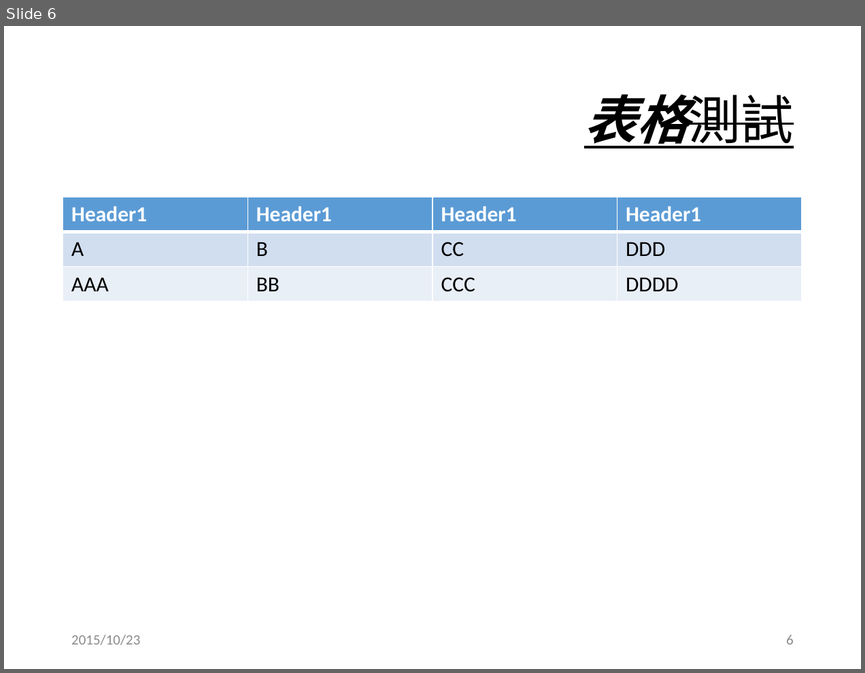
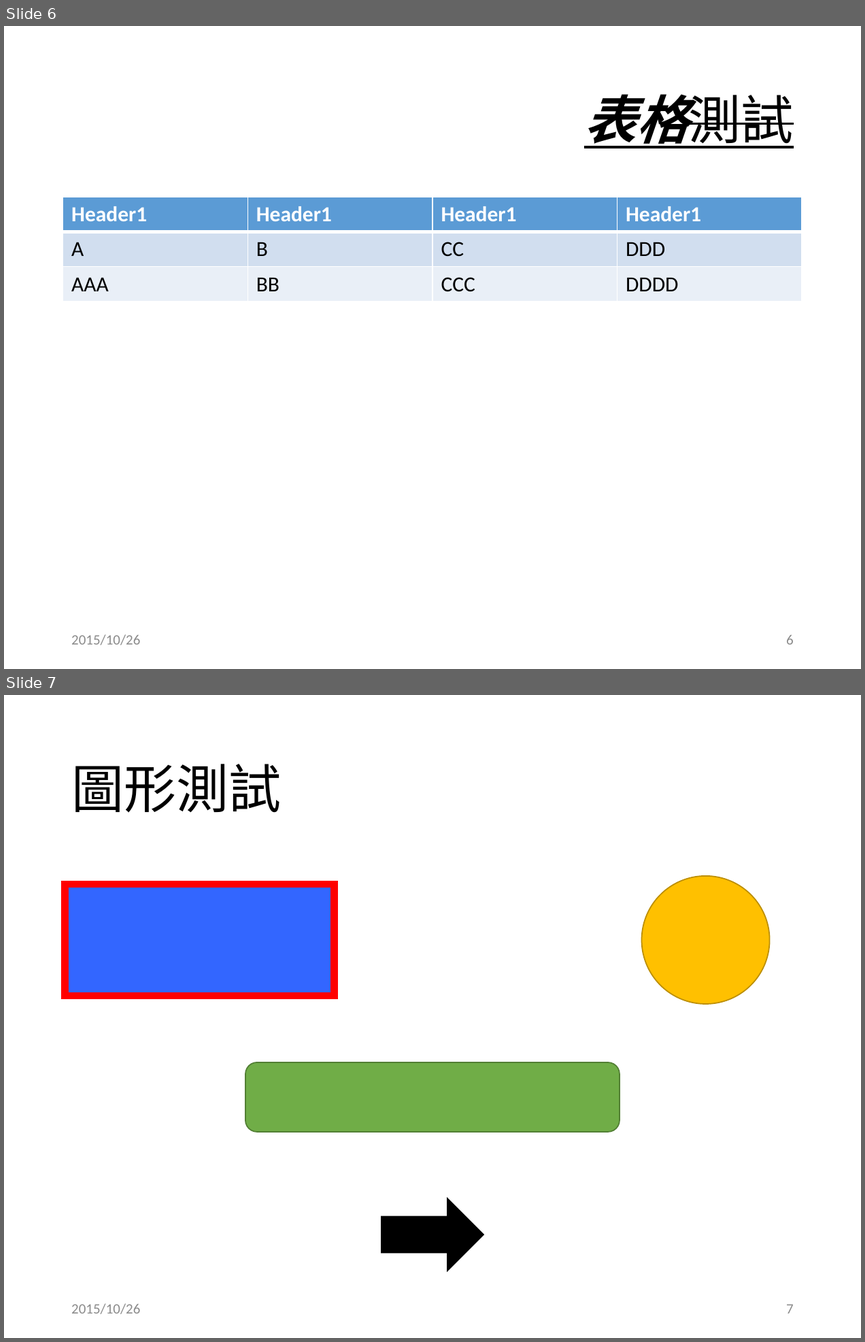
Before and after one commit to g21589/PPTX2HTML, a slide deck: files/test.pptx. Shown one above the other, each under a label of ours: slide 6 before the commit, slides 6 and 7 after it. The pictures are 865x673 and 865x1342 pixels, drawn with LibreOffice and Linux fonts; fonts in the diff are those of the drawing. Boxes give left, top, right and bottom in pixels: in the first picture for what was removed or moved away, otherwise in the second. Text is boxed around its words. In the diff, an @@ line names an element or a change of style, - is before the commit and + after.

Commit message:
Update text.pptx

```diff
--- a/files/test.pptx
+++ b/files/test.pptx
@@ slide 7 added at (x1=4, y1=695, x2=861, y2=1338), background #FFFFFF @@
@@ title added at (x1=71, y1=764, x2=281, y2=813), 44 pt, text #000000 @@
+圖形測試
@@ ellipse added at (x1=641, y1=876, x2=769, y2=1004), fill #FFC000, outline #BD8E00 1 pt @@
@@ rectangle added at (x1=65, y1=884, x2=334, y2=996), fill #3366FF, outline #FF0000 6 pt @@
@@ rounded rectangle added at (x1=245, y1=1063, x2=620, y2=1132), fill #70AD47, outline #538035 1 pt @@
@@ right arrow added at (x1=381, y1=1198, x2=483, y2=1270), fill #000000, outline #000000 1 pt @@
@@ text added at (x1=71, y1=1303, x2=140, y2=1314), 12 pt, text #8C8C8C @@
+2015/10/26
@@ page number added at (x1=786, y1=1304, x2=793, y2=1313), 12 pt, text #8C8C8C @@
+7
@@ slide 6 changed as well @@
@@ text at (x1=71, y1=634, x2=140, y2=645): text changed @@
-2015/10/23
+2015/10/26
```
Also in this commit, not shown: 5 other slides changed, 27 other files.
